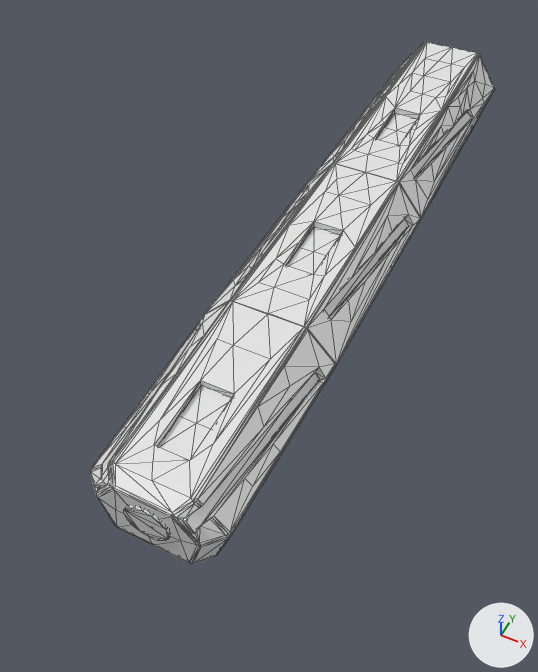
One commit to the OBJ model Assets/Resources/Models/Railgun_M3/recoil.obj: the scene before it, then after it.
Camera for both pictures: a 50 mm camera at (0.262, -1.548, 0.652) aimed at (-0.039, -0.944, -0.103). Arrows for +X, +Y and +Z are at lower right; the lights stay in place. The older version comes first. Mesh edges are drawn as thin lines. Where no turn or scale is listed for an object, it has been applied to the vertices. Vertices at exactly the same position are counted once.

Objects in the first picture: 'recoil'.
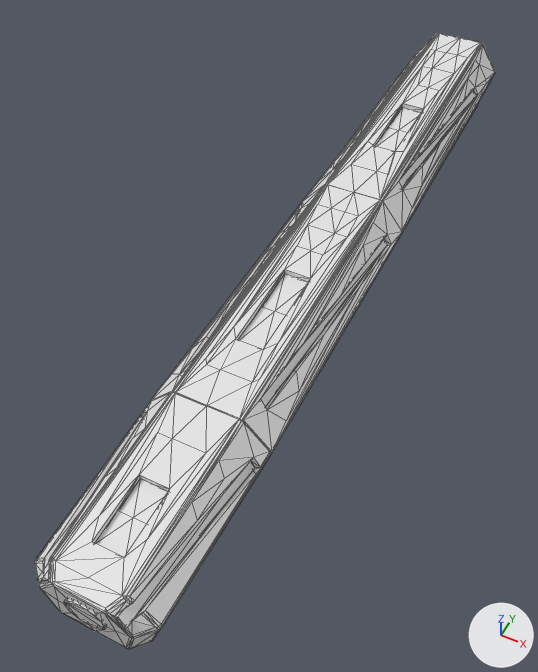
The change, as a list of edits to the scene's bpy script:
```text
Change me_recoil:
    used by ob_recoil; location = (0.0, 0.0, 0.0)
    remove me_recoil.from_pydata(...)  # 943 vertices, 1842 faces; spans x -0.088..0.088, y -1.291..-0.329, z -0.099..0.036
    add me_recoil.from_pydata(...)  # 897 vertices, 1750 faces; spans x -0.075..0.075, y -1.391..-0.279, z -0.085..0.031
    me_recoil part 1: the loose piece of 14 vertices spanning x -0.02..0.02, y -0.644..-0.554, z 0.023..0.028 is scaled about its middle by (0.85, 1.4, 0.85), then moved by (0.0, 0.009, -0.004)
    me_recoil part 2: the loose piece of 14 vertices spanning x -0.02..0.02, y -0.944..-0.854, z 0.023..0.028 is scaled about its middle by (0.85, 1.4, 0.85), then moved by (0.0, -0.11, -0.004)
    me_recoil part 3: the loose piece of 14 vertices spanning x -0.02..0.02, y -1.234..-1.144, z 0.023..0.028 is scaled about its middle by 0.85, then moved by (0.0, -0.116, -0.004)
    me_recoil part 4: a new loose piece, a 16-sided cylinder along y spanning x -0.0221..0.0221, y -1.3912..-1.3861, z -0.0323..0.0119
    me_recoil part 5: the loose piece of 821 vertices spanning x -0.088..0.088, y -1.289..-0.329, z -0.099..0.036 is rebuilt with 775 vertices and now spans x -0.075..0.075, y -1.389..-0.279, z -0.085..0.031
    me_recoil part 6: the loose piece of 8 vertices spanning x 0.042..0.078, y -0.989..-0.749, z -0.015..0.027 is rebuilt with 8 vertices and now spans x 0.036..0.066, y -1.134..-0.8, z -0.013..0.023
    me_recoil part 7: the loose piece of 8 vertices spanning x 0.042..0.078, y -0.689..-0.449, z -0.015..0.027 is rebuilt with 8 vertices and now spans x 0.036..0.066, y -0.716..-0.382, z -0.013..0.023
    me_recoil part 8: the loose piece of 32 vertices spanning x -0.026..0.026, y -1.291..-1.285, z -0.038..0.014 is deleted
    me_recoil part 9
    16 vertices are removed from x -0.078..0.078, y -1.289..-1.049, z -0.015..0.027
    24 faces are deleted
    16 vertices are added at x -0.066..0.066, y -1.389..-1.186, z -0.013..0.023
    24 new faces join them
    other edits to the shape of me_recoil do not show in these pictures
```

What differs and where, as boxes (x1, y1, x2, y2) in the pictures (538 x 672 px; the box of a moved part takes in the faces that stretch with it):
'recoil', reshaped (14% wider, 18% taller)
    before: (90, 41, 495, 564)
    after: (35, 33, 495, 649)
part 1 of me_recoil, moved or reshaped
    before: (376, 113, 418, 145)
    after: (375, 107, 421, 151)
part 2 of me_recoil, moved or reshaped
    before: (287, 226, 340, 274)
    after: (238, 274, 308, 349)
part 3 of me_recoil, moved or reshaped
    before: (158, 385, 232, 460)
    after: (95, 479, 168, 557)
part 4 of me_recoil, added
    after: (64, 599, 106, 630)
part 5 of me_recoil, rebuilt (14% wider, 18% taller)
    before: (90, 41, 495, 564)
    after: (35, 33, 495, 649)
part 6 of me_recoil, rebuilt (48% wider, 71% taller)
    before: (324, 219, 409, 317)
    after: (261, 239, 387, 407)
part 7 of me_recoil, rebuilt (28% wider, 46% taller)
    before: (411, 111, 471, 177)
    after: (399, 90, 476, 187)
part 8 of me_recoil, deleted
    before: (124, 506, 170, 541)
part 9 of me_recoil, moved or reshaped
    before: (95, 373, 319, 534)
    after: (37, 462, 255, 628)
